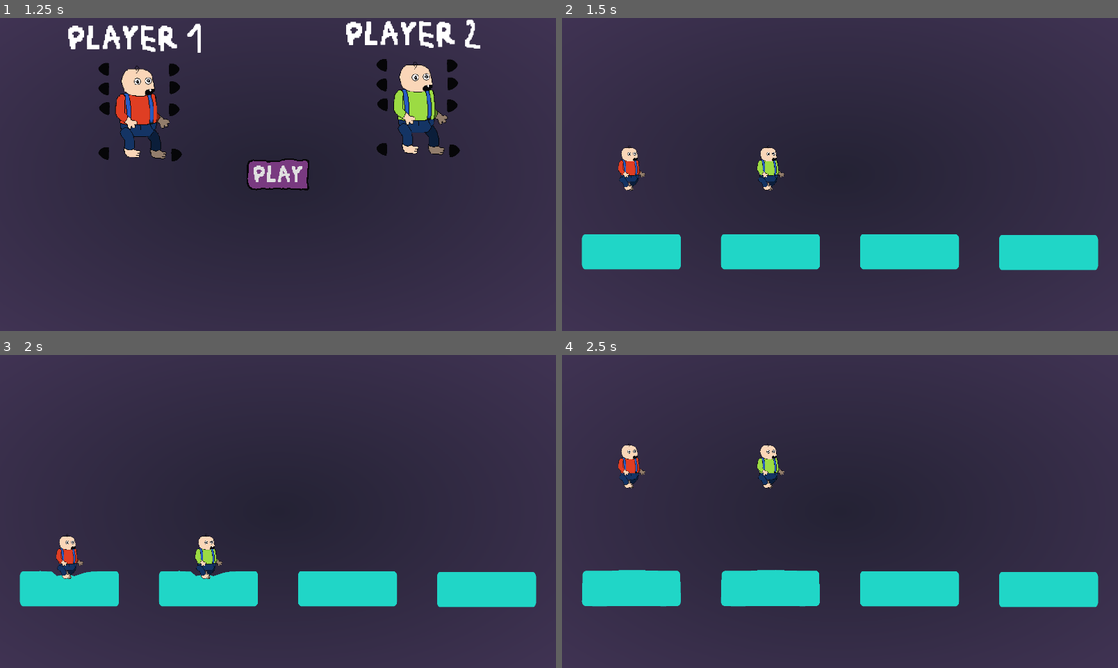
Above: before the commit, frames 1-4 (two rows, left to right).
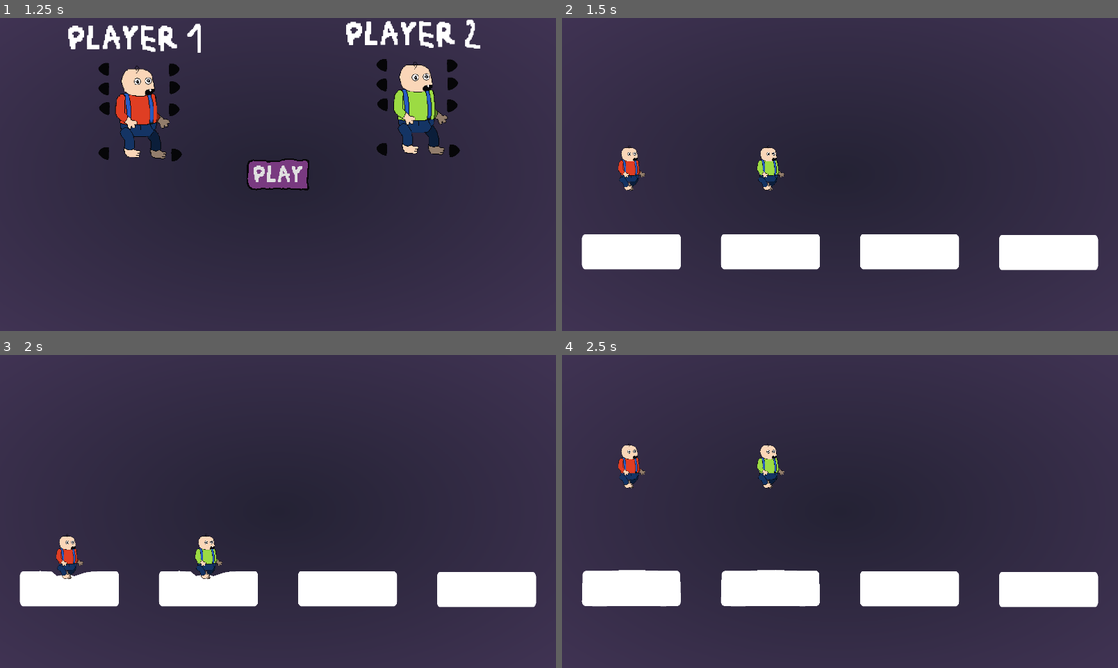
Above: after the commit, the same moments.

Repository: SlopInteractive/haven-2026
Game: Godot game, scene res://scenes/main_menu.tscn
Same seed, same stepped clock (60 frames per second), same inputs: the game is played once before the commit and once after it.
Inputs (mouse positions are in pixels of both pictures, inside the frame that each line leads up to):
- Up to frame 1 (1.25 s): click "2P" at 0.5 s
- Up to frame 2 (1.5 s): click "Play" at 1.25 s
- Up to frame 3 (2 s): no input
- Up to frame 4 (2.5 s): tap Enter (ui_accept) at 2, 2.27 s; move the mouse to (962, 495) at 2.02 s; hold Right (ui_right) from 2.03 s (still down); click (962, 495) at 2.17 s

Frame 1 is identical in both runs. In frame 2, 8.1% of the frame differs, in the area x 3-97%, y 69-81%; in frame 3, 7.9%; in frame 4, 8.1%, in the area x 3-97%, y 68-81%.

Commit message:
platform white

Diff:
--- a/prefabs/platform.tscn
+++ b/prefabs/platform.tscn
@@ -348,7 +348,7 @@
 
 [node name="Bone-1" type="Bone2D" parent="SoftBody2D/Skeleton2D" unique_id=887098329]
 position = Vector2(48.646667, 52.96392)
-rotation = 0.6920358
+rotation = 0.69203585
 scale = Vector2(1.0000008, 1.000001)
 rest = Transform2D(0.7699491, 0.6381054, -0.6381054, 0.7699491, 48.646675, 52.963917)
 auto_calculate_length_and_angle = false
@@ -510,7 +510,7 @@
 [node name="Bone-13" type="Bone2D" parent="SoftBody2D/Skeleton2D" unique_id=769280467]
 position = Vector2(452.0748, 106.0527)
 rotation = 2.7063437
-scale = Vector2(1.0000002, 1.000001)
+scale = Vector2(1.0000002, 1.0000011)
 rest = Transform2D(-0.9067654, 0.42163554, -0.42163554, -0.9067654, 452.0748, 106.05269)
 auto_calculate_length_and_angle = false
 length = 100.0
@@ -563,7 +563,7 @@
 [node name="Bone-17" type="Bone2D" parent="SoftBody2D/Skeleton2D" unique_id=1588018986]
 position = Vector2(591.06854, 38.057587)
 rotation = 0.22119896
-scale = Vector2(1, 1.000001)
+scale = Vector2(1, 1.0000011)
 rest = Transform2D(0.9756351, 0.2193995, -0.2193995, 0.9756351, 591.06854, 38.057583)
 auto_calculate_length_and_angle = false
 length = 100.0
@@ -684,7 +684,7 @@
 [node name="Bone-26" type="Bone2D" parent="SoftBody2D/Skeleton2D" unique_id=1878675371]
 position = Vector2(673.04865, 146.98634)
 rotation = 1.540454
-scale = Vector2(1.0000004, 1.0000001)
+scale = Vector2(1.0000005, 1.0000001)
 rest = Transform2D(0.030337641, 0.99953973, -0.99953973, 0.030337641, 673.04865, 146.98634)
 auto_calculate_length_and_angle = false
 length = 100.0
@@ -712,7 +712,7 @@
 [node name="Bone-28" type="Bone2D" parent="SoftBody2D/Skeleton2D" unique_id=191309025]
 position = Vector2(674.98975, 210.9407)
 rotation = -1.6011386
-scale = Vector2(1.0000004, 1.0000001)
+scale = Vector2(1.0000005, 1.0000001)
 rest = Transform2D(-0.03033761, -0.99953973, 0.99953973, -0.03033761, 674.98975, 210.94069)
 auto_calculate_length_and_angle = false
 length = 100.0
Not shown, added: assets/BABY CRY phonk 🔥🎧#funk #phonk #bassboosted #phonkagressive.mp3.import
Not shown, added: assets/crying baby phonk.mp3.import
Binary file changed: assets/sprites/platforms/platform_01.png
Binary file removed: assets/sprites/platforms/platform_02.png
Not shown, removed: assets/sprites/platforms/platform_02.png.import
Binary file removed: assets/sprites/platforms/platform_03.png
Not shown, removed: assets/sprites/platforms/platform_03.png.import
Binary file removed: assets/sprites/platforms/platform_04.png
Not shown, removed: assets/sprites/platforms/platform_04.png.import
Not shown, added: assets/BABY CRY phonk 🔥🎧#funk #phonk #bassboosted #phonkagressive.mp3
Not shown, added: assets/crying baby phonk.mp3
Not shown, added: assets/sprites/boing.m4a
(and 4 more such lines)
